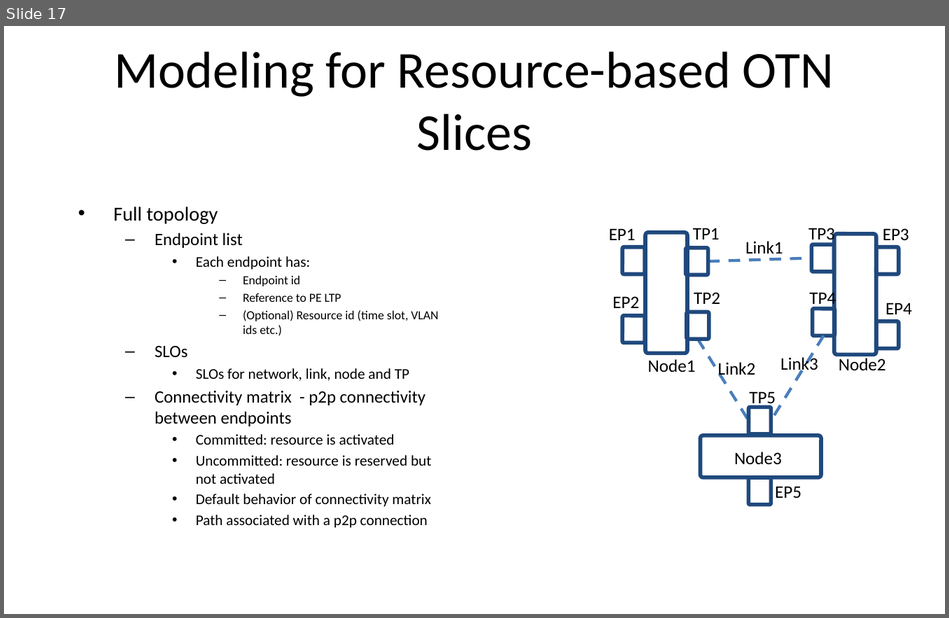
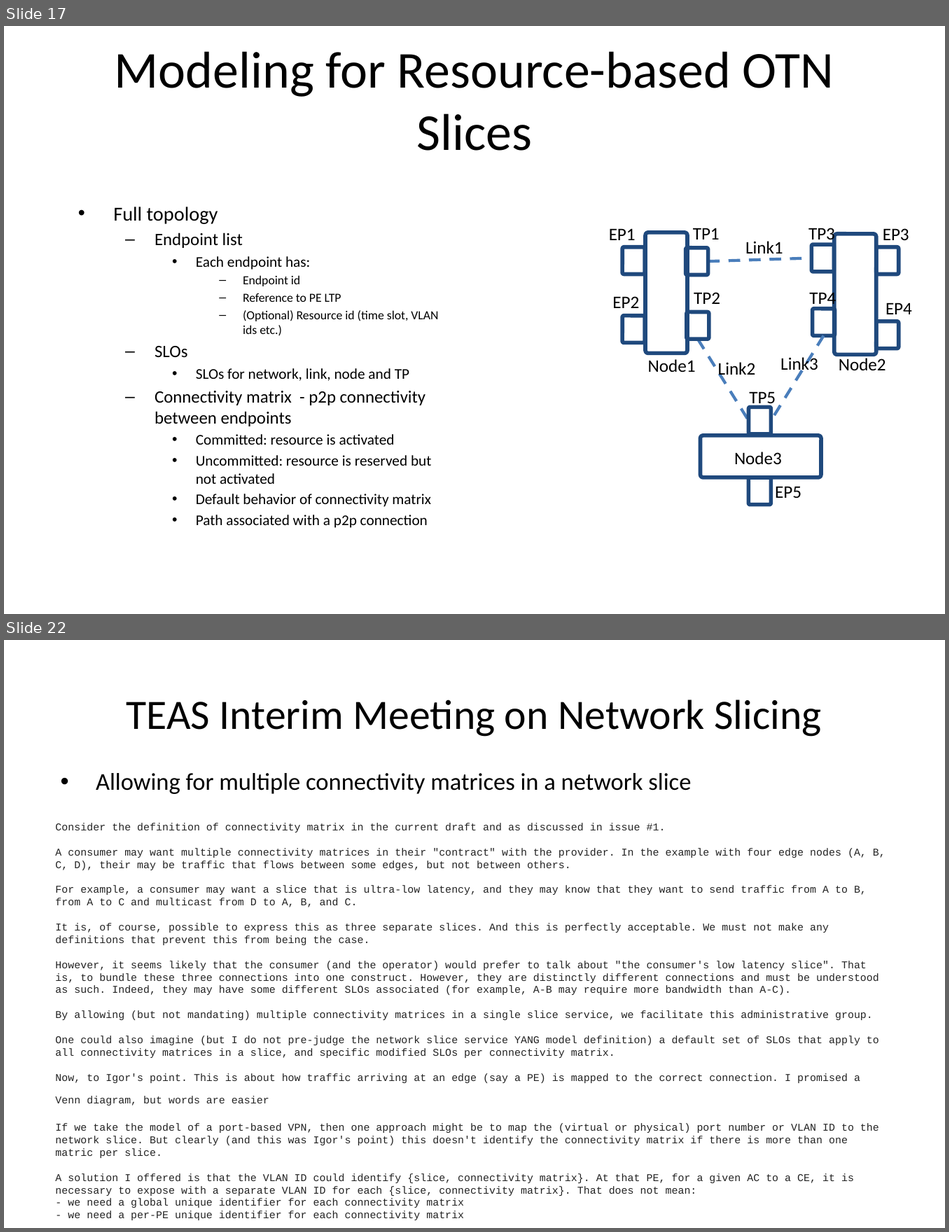
Before and after one commit to aguoietf/ietf-ccamp-yang-otn-slicing, a slide deck: Meeting Materials/otn slicing discussion slides.pptx. Shown one above the other, each under a label of ours: slide 17 before the commit, slides 17 and 22 after it; the slides between them are not shown. The pictures are 949x618 and 949x1232 pixels, drawn with LibreOffice and Linux fonts; fonts in the diff are those of the drawing; background and template pictures are left out. Boxes give left, top, right and bottom in pixels: in the first picture for what was removed or moved away, otherwise in the second. Text is boxed around its words. In the diff, an @@ line names an element or a change of style, - is before the commit and + after.

```diff
--- a/Meeting Materials/otn slicing discussion slides.pptx
+++ b/Meeting Materials/otn slicing discussion slides.pptx
@@ slide 22 added at box(4, 640, 945, 1228), background #FFFFFF @@
@@ title added at box(126, 699, 821, 737), 32 pt, text #000000 @@
+TEAS Interim Meeting on Network Slicing
@@ text added at box(96, 773, 691, 794), 18.5 pt, text #000000 @@
+• Allowing for multiple connectivity matrices in a network slice
@@ text added at box(55, 823, 885, 1220), 8 pt, text #222222 @@
+Consider the definition of connectivity matrix in the current draft and as discussed in issue #1.
+A consumer may want multiple connectivity matrices in their "contract" with the provider. In the example with four edge nodes (A, B, C, D), their may be traffic that flows between some edges, but not between others.
+For example, a consumer may want a slice that is ultra-low latency, and they may know that they want to send traffic from A to B, from A to C and multicast from D to A, B, and C.
+It is, of course, possible to express this as three separate slices. And this is perfectly acceptable. We must not make any definitions that prevent this from being the case.
+However, it seems likely that the consumer (and the operator) would prefer to talk about "the consumer's low latency slice". That is, to bundle these three connections into one construct. However, they are distinctly different connections and must be understood as such. Indeed, they may have some different SLOs associated (for example, A-B may require more bandwidth than A-C).
+By allowing (but not mandating) multiple connectivity matrices in a single slice service, we facilitate this administrative group.
+One could also imagine (but I do not pre-judge the network slice service YANG model definition) a default set of SLOs that apply to all connectivity matrices in a slice, and specific modified SLOs per connectivity matrix.
+Now, to Igor's point. This is about how traffic arriving at an edge (say a PE) is mapped to the correct connection. I promised a Venn diagram, but words are easier
+If we take the model of a port-based VPN, then one approach might be to map the (virtual or physical) port number or VLAN ID to the network slice. But clearly (and this was Igor's point) this doesn't identify the connectivity matrix if there is more than one matric per slice.
+A solution I offered is that the VLAN ID could identify {slice, connectivity matrix}. At that PE, for a given AC to a CE, it is necessary to expose with a separate VLAN ID for each {slice, connectivity matrix}. That does not mean:
+- we need a global unique identifier for each connectivity matrix
+- we need a per-PE unique identifier for each connectivity matrix
```
Also in this commit, not shown: 5 other slides added.
